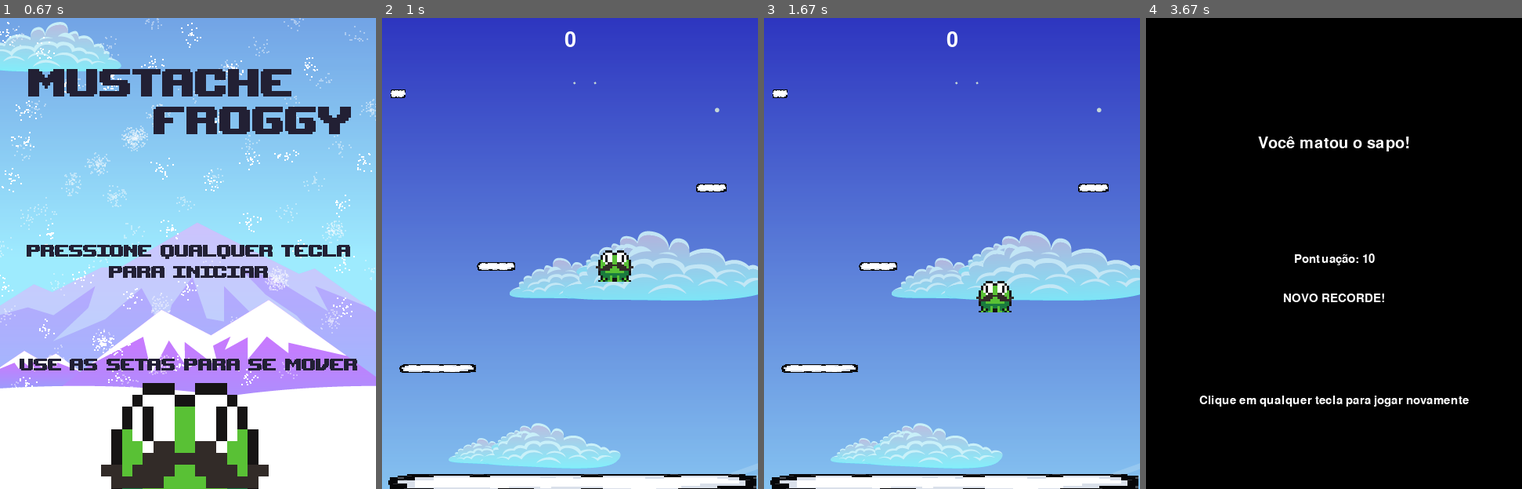
Above: before the commit, frames 1-4 (left to right).
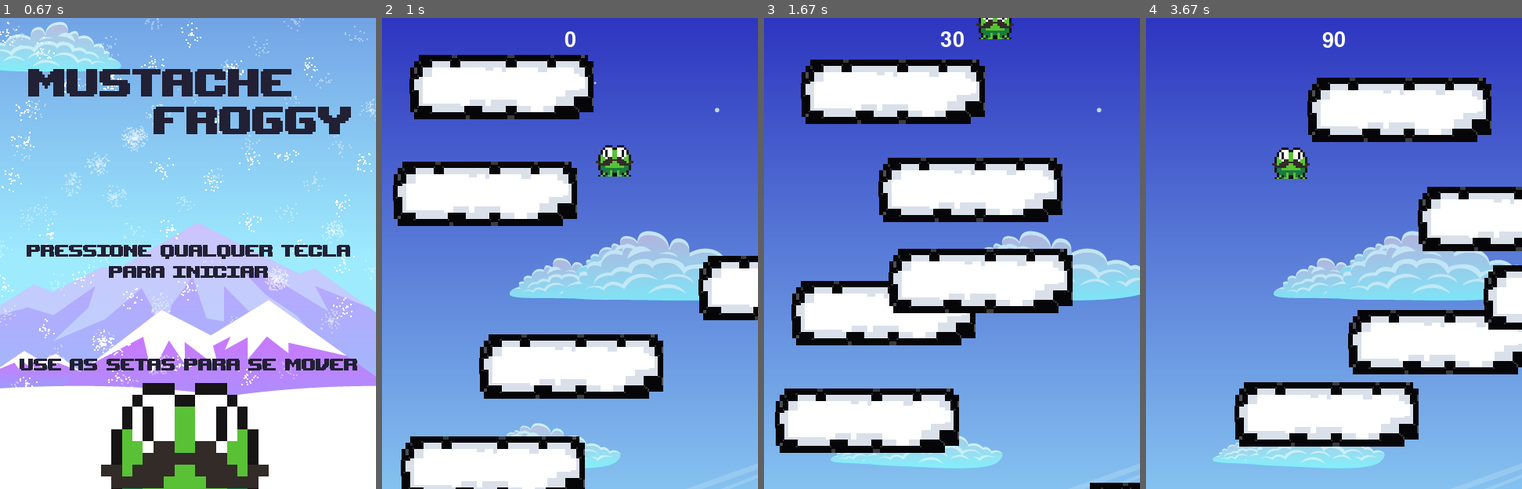
Above: after the commit, the same moments.

Repository: gabrielmmh/PyGame
Game: pygame game, started from main.py
Same seed, same stepped clock (60 frames per second), same inputs: the game is played once before the commit and once after it.
Inputs:
- Up to frame 1 (0.67 s): hold Right from 0.33 s (still down)
- Up to frame 2 (1 s): release Right at 0.8 s; hold Right from 0.83 s (still down)
- Up to frame 3 (1.67 s): release Right at 1.3 s; hold Left from 1.33 s (still down)
- Up to frame 4 (3.67 s): release Left at 1.87 s; hold Left 1.9-2.3 s; hold Right 2.33-2.97 s; hold Left 3-3.47 s; hold Right from 3.5 s (still down)

Frame 1 is identical in both runs. In frame 2, 30% of the frame differs, in the area x 1-100%, y 7-100%; in frame 3, 35%; in frame 4, 92%, in the area x 0-100%, y 0-100%.

Commit message:
arrumar imagem das nuvens

Diff:
--- a/main.py
+++ b/main.py
@@ -9,7 +9,7 @@
 
 class Jogo:
     def __init__(self):
-        # Inicializa a janela do jogo
+        # Inicializa a janela do jogo-----------------------------------
         pg.init()
         pg.mixer.init()
         self.screen = pg.display.set_mode((LARGURA, ALTURA))
@@ -22,7 +22,7 @@
 
 
     def load_data(self):
-        # insere a maior pontuação
+        # insere a maior pontuação---------------------------------------
         self.dir = path.dirname(__file__)
         with open(path.join(self.dir, MAIOR_PONT), 'w') as f:
             try:
@@ -31,24 +31,27 @@
                 self.maior_pont = 0
 
     def new(self):
-        plat = Platform(0,ALTURA - 40 , LARGURA , 100)
-        plat2 = Platform(20,ALTURA - 300  , 100 , 40)
-        # Coomeça um novo jogo
+
+        # Coomeça um novo jogo----------------------------------------------
         self.fundo = pg.image.load(path.join(img_dir, 'fundo.png')).convert()
         self.fundo_ret = self.fundo.get_rect()
         self.score = 0
         self.all_sprites = pg.sprite.Group()
         self.plataformas = pg.sprite.Group()
-        #Cria o player
+        #Cria o player----------------------
         self.player = Player()
         self.all_sprites.add(self.player)
-        #Cria as plataformas
+        #Cria as plataformas-----------------
         for p in LISTA_PLATS:
-            p = Platform(*p)
+            p = Platform(self,*p)
             self.all_sprites.add(p)
             self.plataformas.add(p)
+
+        # Musiquinha -------------------------
         pg.mixer.music.load('bitsong.wav')
         pg.mixer.music.play(-1)
+
+
         self.run()
 
     def run(self):
@@ -61,17 +64,17 @@
             self.draw()
 
     def update(self):
-        # Loop do jogo - Update
+        # Loop do jogo - Update----------------------------------------------
         self.all_sprites.update()
-        # Quando estiver subindo o player 'n encosta' na plataforma
+        # Quando estiver subindo o player 'n encosta' na plataforma----------
         if self.player.vel.y > 0:
             colisao = pg.sprite.spritecollide(self.player,self.plataformas,False)
-            #colisao na plataforma e  pulo automatico
+            #colisao na plataforma e  pulo automatico------------------------
             if colisao:
                 self.player.pos.y = colisao[0].rect.top
                 self.player.vel.y = 0
                 self.player.vel.y = -15
-        #Subir tela
+        #Subir tela-------------------------------------------------
         if self.player.rect.top <=  ALTURA/4:
             self.player.pos.y += abs(self.player.vel.y)
             for plat in self.plataformas:
@@ -89,18 +92,17 @@
         if len(self.plataformas) == 0:
             self.playing = False
 
-        #Criando plataformas novas
+        #Criando plataformas novas--------------------------------
         while len(self.plataformas) < 6:
             largura = random.randrange(50, 100)
-            p = Platform(random.randrange(0, LARGURA-largura),
-                        random.randrange(-75, -30),
-                         largura, 20)
+            p = Platform(self,random.randrange(0, LARGURA-largura),
+                        random.randrange(-75, -30))
             self.plataformas.add(p)
             self.all_sprites.add(p)
 
 
     def events(self):
-        # Loop do jogo - eventos
+        # Loop do jogo - eventos--------------
         for event in pg.event.get():
             # checar se está fechando a janela
             if event.type == pg.QUIT:
@@ -109,16 +111,17 @@
                 self.running = False
 
     def draw(self):
-        # Loop do jogo - desenho
+        # Loop do jogo - desenho------------------------------------------
         self.screen.fill(AZULCLARO)
         self.screen.blit(self.fundo, self.fundo_ret)
         self.all_sprites.draw(self.screen)
+        self.screen.blit(self.player.image, self.player.rect)
         self.draw_text(str(self.score), 40, BRANCO, LARGURA/2, 15)
-        # Depois de desenhar tudo, rodar o display
+        # Depois de desenhar tudo, rodar o display----------------
         pg.display.flip()
 
     def show_start_screen(self):
-        # tela de inicio
+        # tela de inicio------------------------------------------------
         self.screen.fill(AZULCLARO)
         self.fundo1 = pg.image.load(path.join(img_dir, 'fundo_inicio1.png')).convert()
         self.fundo1_ret = self.fundo1.get_rect()
@@ -133,6 +136,7 @@
         '''i=1
         while i <= len(self.tela_inicio1):
             self.screen.blit(self.tela_inicio1[i], self.tela_inicio2[i]) '''
+
         self.screen.blit(self.fundo1, self.fundo1_ret)
         pg.display.flip()
         self.esperando_clique()
--- a/settings.py
+++ b/settings.py
@@ -11,11 +11,11 @@
 DESACELERACAO = -0.12
 
 LISTA_PLATS = [
-    (0, ALTURA - 40, LARGURA, 40),
-    (20, ALTURA - 170, 100, 20),
-    (120, ALTURA - 300, 50, 20),
-    (400, ALTURA - 400, 40, 20),
-    (10, ALTURA - 520, 20, 20)
+    (0, ALTURA - 40,),
+    (20, ALTURA - 170,),
+    (120, ALTURA - 300,),
+    (400, ALTURA - 400,),
+    (10, ALTURA - 520,)
 ]
 
 # Definindo cores
--- a/sprites.py
+++ b/sprites.py
@@ -68,7 +68,7 @@
 
     #---------------------------------------------------------------------------------------------------
     def status(self):
-        if self.vel.y > 1 or self.vel.y < -1 :
+        if self.pos.y > 1 or self.pos.y < -1 :
             self.status = 'air'
         else:
             self.status = 'stand'
@@ -99,15 +99,14 @@
 
 
 class Platform(pg.sprite.Sprite):
-    def __init__( self,x,y,l,h ):
+    def __init__( self,game,x,y ):
         #Plataformas
+        self.game = game
         img_dir = path.join(path.dirname(__file__),'img')
         # Carregando as imagens
-        palt = pg.image.load(path.join(img_dir,"Nuvem.png")).convert()
         pg.sprite.Sprite.__init__(self)
 
-        self.image = palt
-        self.image = pg.transform.scale(palt,(l, h*1.7))
+        self.image = pg.image.load(path.join(img_dir,"Nuvem.png")).convert()
         self.image.set_colorkey(PRETO)
         self.rect = self.image.get_rect()
         self.rect.x=x
